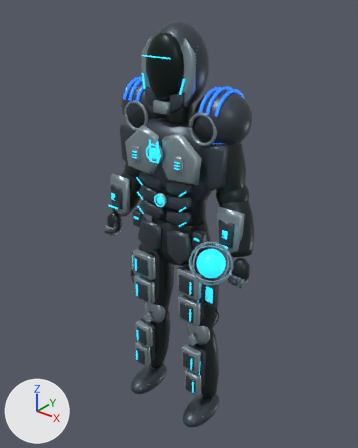
Two versions of the Blender file ArtSource/Heroes/ConceptModels/Traveler-model.blend, one commit apart.
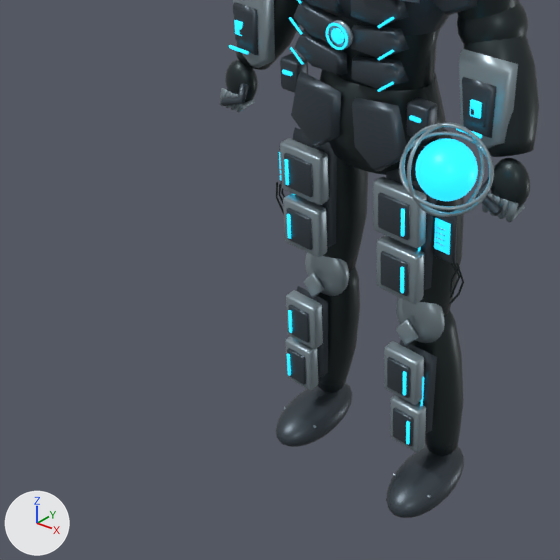
There are two pictures of each version: one whole from a camera (50 mm lens) standing at (1.193, -1.495, 1.919) and looking at (0.012, -0.018, 1.003), one close up on the part from 0% to 74% of the width and 41% to 100% of the height. Every picture has the same lights, and +X, +Y and +Z are marked at lower left. The last two pictures show the newer version.

Before the edit, the objects in view are built like this:
```python
me_df_anatomy = bpy.data.meshes.new('DF_Anatomy')
me_df_anatomy.from_pydata(...)  # 16313 vertices, 31292 faces; spans x -0.38..0.38, y -0.16..0.16, z 0.02..1.8
# faces by material slot: [5804, 8166, 6754, 4400, 1656, 4512]
me_df_anatomy.materials.append(mat_traveler_0)  # dark grey #2f393b
me_df_anatomy.materials.append(mat_traveler_1)  # greyish blue #465159
me_df_anatomy.materials.append(mat_traveler_2)  # grey #95a6ad
me_df_anatomy.materials.append(mat_traveler_3)  # cyan #27d3f8, glowing cyan #27d3f8
me_df_anatomy.materials.append(mat_traveler_4)  # black #142422
me_df_anatomy.materials.append(mat_traveler_5)  # blue #2c76ff, glowing blue #2c76ff
me_df_weaponr = bpy.data.meshes.new('DF_WeaponR')
me_df_weaponr.from_pydata(...)  # 1626 vertices, 3200 faces; spans x 0.255..0.408, y -0.312..-0.16, z 0.951..1.103
# faces by material slot: [2112, 1088]
me_df_weaponr.materials.append(mat_traveler_2)  # grey #95a6ad
me_df_weaponr.materials.append(mat_traveler_3)  # cyan #27d3f8, glowing cyan #27d3f8
ob_df_anatomy = bpy.data.objects.new('DF_Anatomy', me_df_anatomy)
ob_df_anatomy.location = (0.0, 0.0, 0.0)
ob_df_weaponr = bpy.data.objects.new('DF_WeaponR', me_df_weaponr)
ob_df_weaponr.location = (0.0, 0.0, 0.0)
```
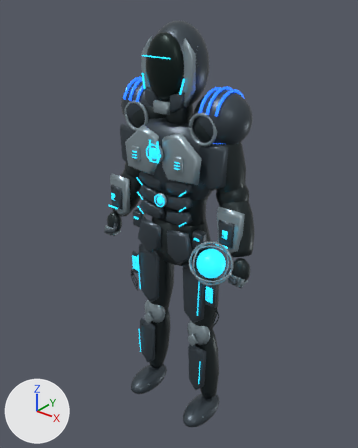
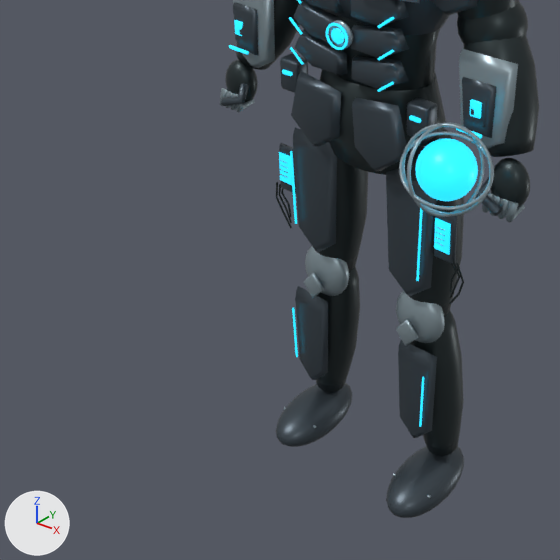
Pixel boxes [x1, y1, x2, y2] of what changed, in the close-ups (560 x 560 px):
part 1 of me_df_anatomy, deleted
    before: [280, 139, 427, 453]

The change, as a diff of the scene's bpy script:
```diff
--- a/ArtSource/Heroes/ConceptModels/Traveler-model.blend.py
+++ b/ArtSource/Heroes/ConceptModels/Traveler-model.blend.py
@@ me_df_anatomy @@
 # used by ob_df_anatomy; location = (0.0, 0.0, 0.0)
-me_df_anatomy.from_pydata(...)  # 16313 vertices, 31292 faces; spans x -0.38..0.38, y -0.16..0.16, z 0.02..1.8
+me_df_anatomy.from_pydata(...)  # 14969 vertices, 28700 faces; spans x -0.38..0.38, y -0.16..0.16, z 0.02..1.8
+# me_df_anatomy part 1: 24 loose pieces with 1344 vertices, spanning x -0.19..0.19, y -0.12..-0.08, z 0.21..0.85, are deleted
 me_df_anatomy.materials.append(mat_traveler_0)
```
